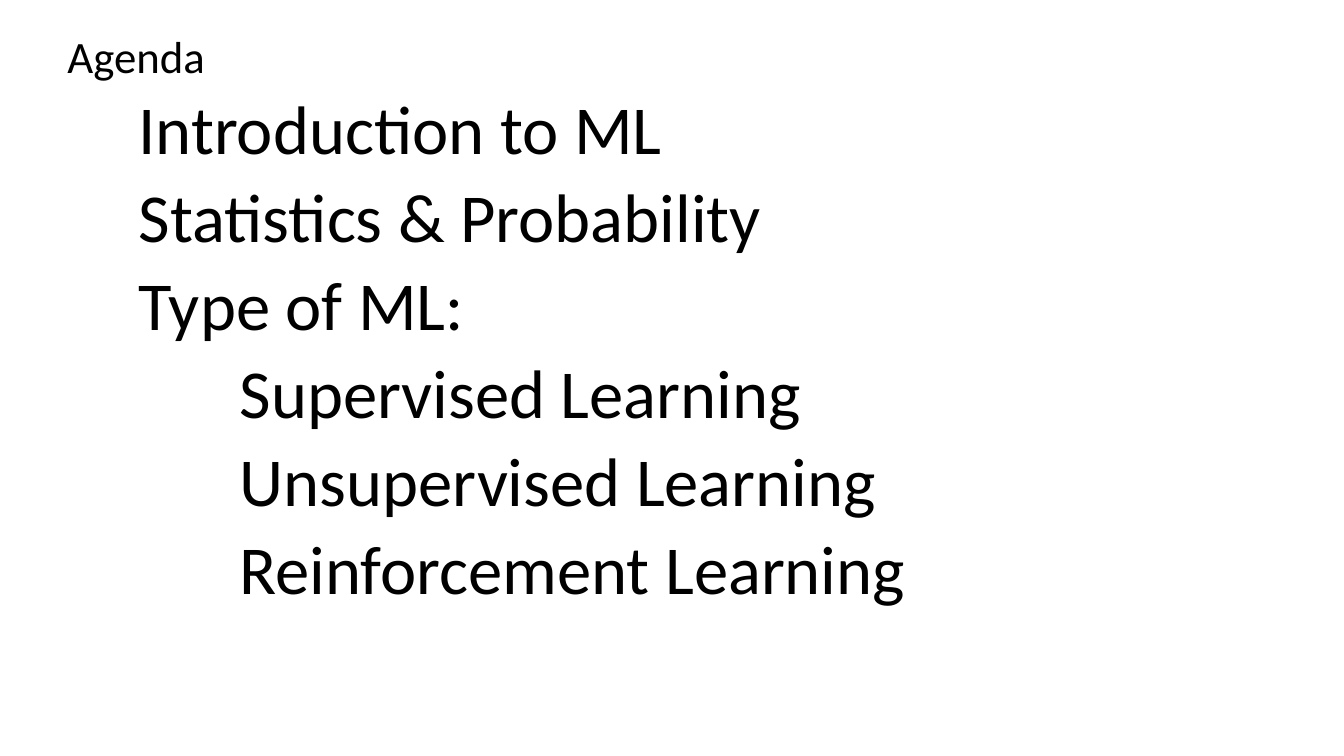
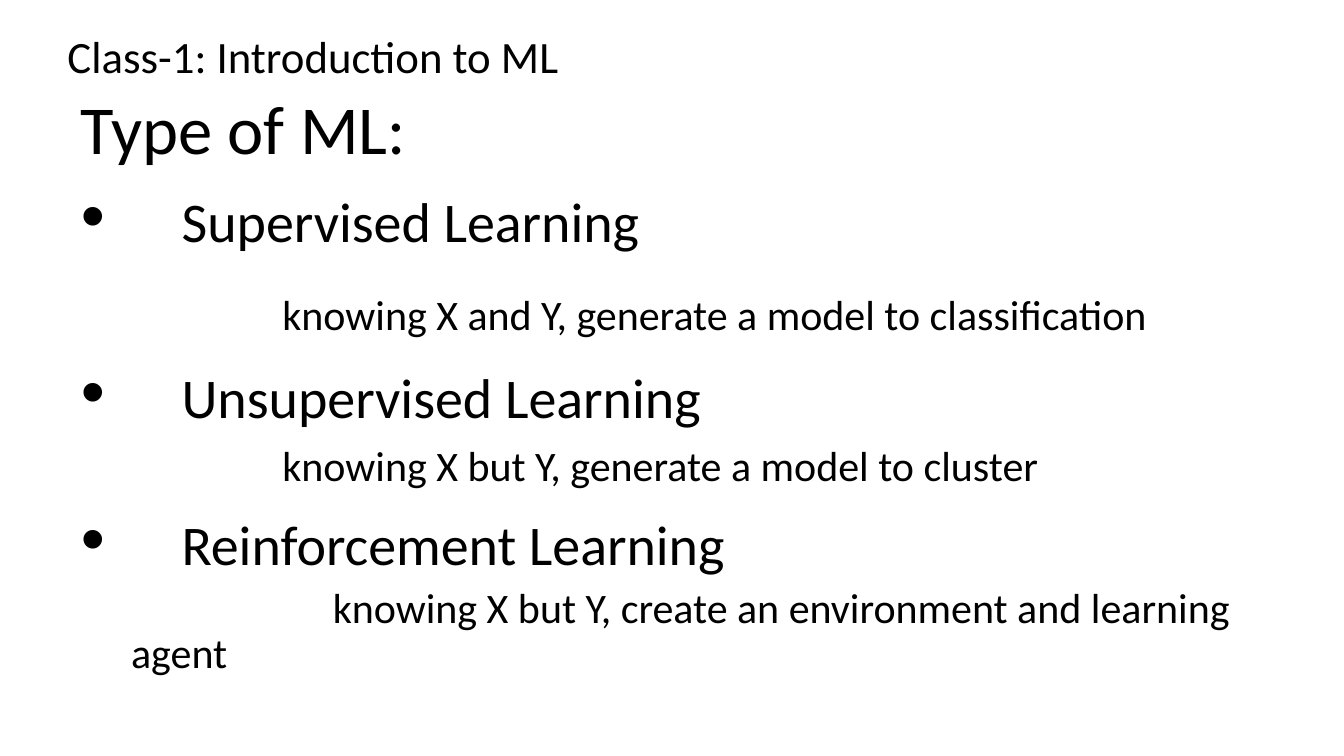
Before and after one commit to renshan2/accesspy, a slide deck: slide 2 of AI-ML-DL/Machine Learning.pptx. Drawn at 1344x756 pixels with LibreOffice and Linux fonts; fonts in the diff are those of the drawing. Boxes give left, top, right and bottom in pixels: in the first picture for what was removed or moved away, otherwise in the second. Text is boxed around its words. In the diff, an @@ line names an element or a change of style, - is before the commit and + after.

Commit message:
55

```diff
--- a/AI-ML-DL/Machine Learning.pptx
+++ b/AI-ML-DL/Machine Learning.pptx
@@ text removed at (x1=67, y1=42, x2=204, y2=81) @@
-Agenda
@@ text added at (x1=67, y1=42, x2=558, y2=74), 32 pt, text #000000 @@
+Class-1: Introduction to ML
@@ subtitle "Type of ML:" moved from (x1=139, y1=106, x2=905, y2=606) to (x1=81, y1=107, x2=1230, y2=631) @@
@@ subtitle at (x1=139, y1=106, x2=760, y2=253): paragraphs removed @@
-Introduction to ML
-Statistics & Probability
@@ subtitle at (x1=182, y1=203, x2=724, y2=575): size 49 to 40 pt in "Supervised Learning", "Unsupervised Learning", "Reinforcement Learning"; bullet none to • @@
@@ subtitle at (x1=282, y1=301, x2=1147, y2=338): paragraph added @@
+knowing X and Y, generate a model to classification
@@ subtitle at (x1=282, y1=452, x2=1038, y2=489): paragraph added @@
+    knowing X but Y, generate a model to cluster
@@ subtitle at (x1=333, y1=594, x2=1230, y2=631): paragraph added @@
+  knowing X but Y, create an environment and learning agent
```
Also in this commit, not shown: 2 other slides changed.
